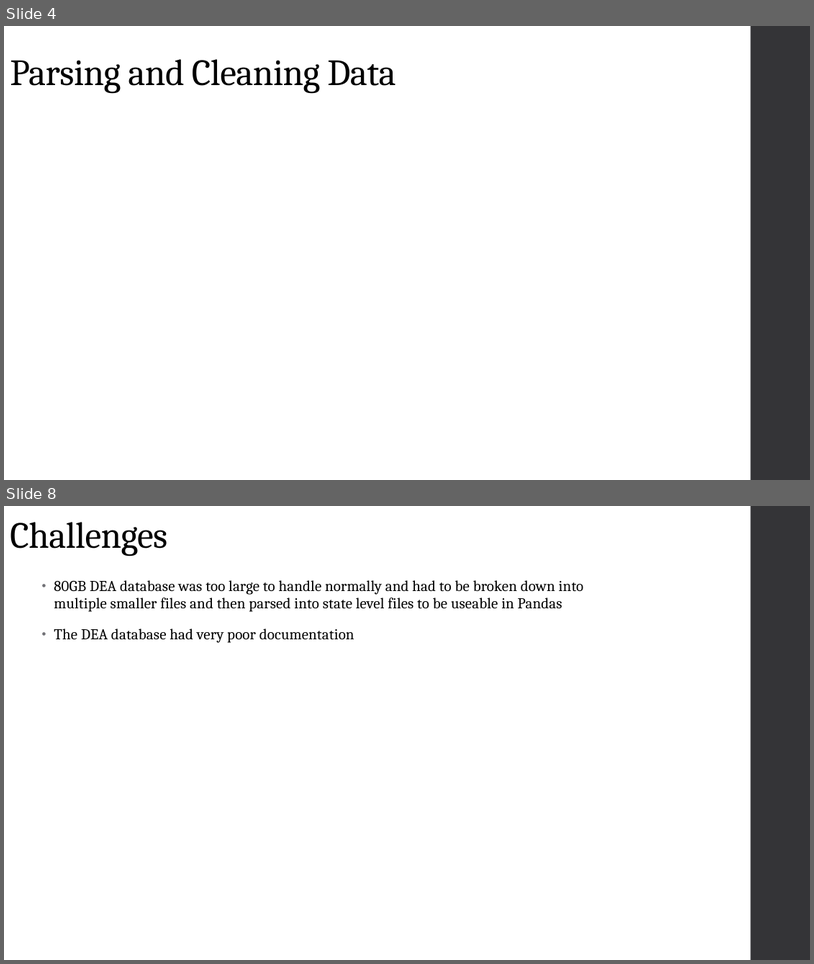
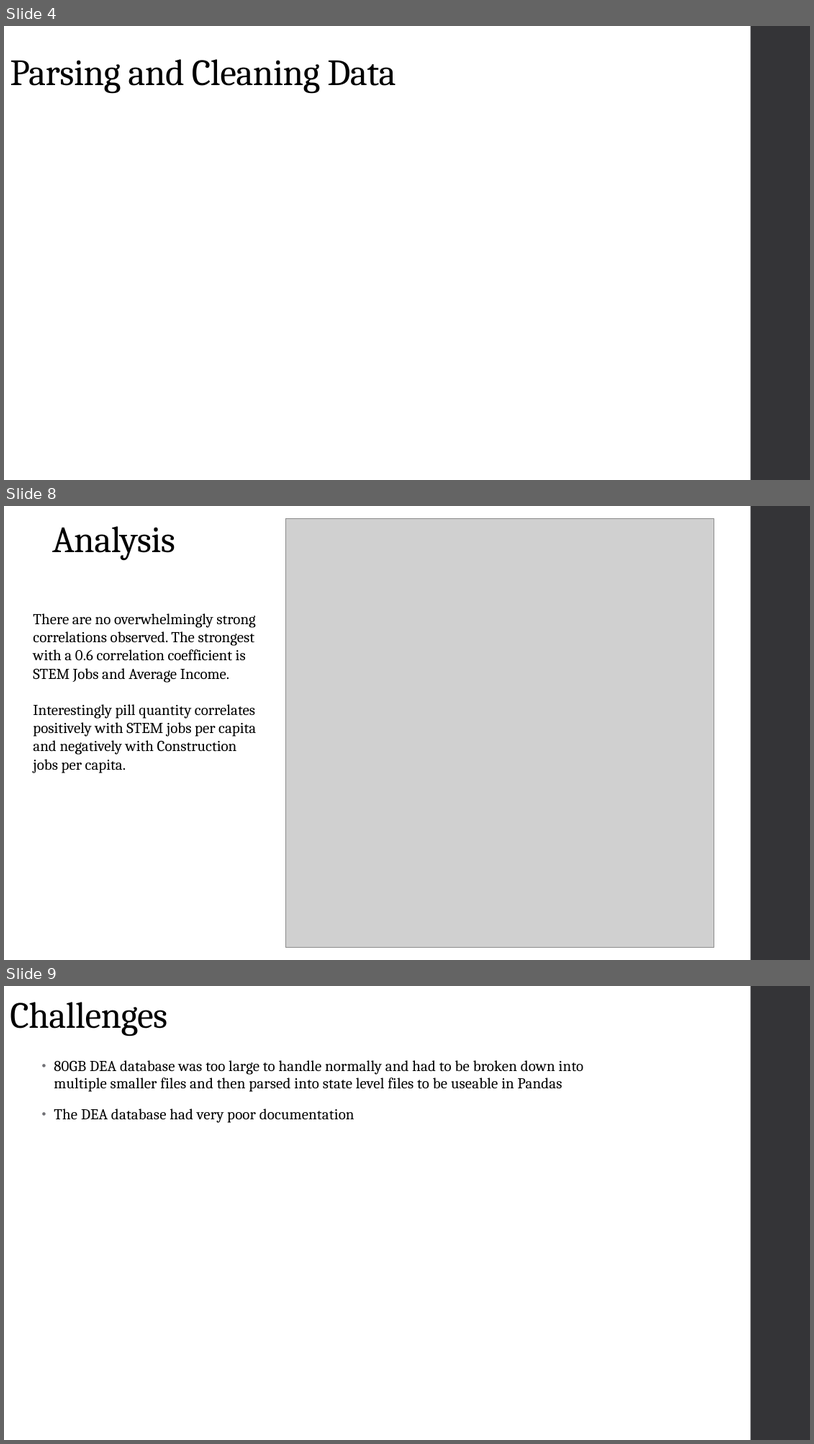
Before and after one commit to wtcarnes/Project-7-, a slide deck: Digging into the DEA.pptx. Shown one above the other, each under a label of ours: slides 4 and 8 before the commit, slides 4, 8 and 9 after it; the slides between them are not shown. The pictures are 814x964 and 814x1444 pixels, drawn with LibreOffice and Linux fonts; fonts in the diff are those of the drawing; grey boxes stand for pictures. Boxes give left, top, right and bottom in pixels: in the first picture for what was removed or moved away, otherwise in the second. Text is boxed around its words. In the diff, an @@ line names an element or a change of style, - is before the commit and + after.

```diff
--- a/Digging into the DEA.pptx
+++ b/Digging into the DEA.pptx
@@ slide 8 added at [4, 506, 810, 960], background #FFFFFF; not listed: 1 template element that a slide beside it also shows @@
@@ title added at [52, 526, 175, 561], 44 pt, text #000000 @@
+Analysis
@@ picture added at [286, 519, 714, 947] @@
@@ text added at [33, 613, 256, 773], 18 pt, text #000000 @@
+There are no overwhelmingly strong correlations observed. The strongest with a 0.6 correlation coefficient is STEM Jobs and Average Income.
+Interestingly pill quantity correlates positively with STEM jobs per capita and negatively with Construction jobs per capita.
@@ what was slide 8 is now slide 9 @@
```
Also in this commit, not shown: 2 slides changed, 2 other slides added, 2 slides removed, 2 other files.
